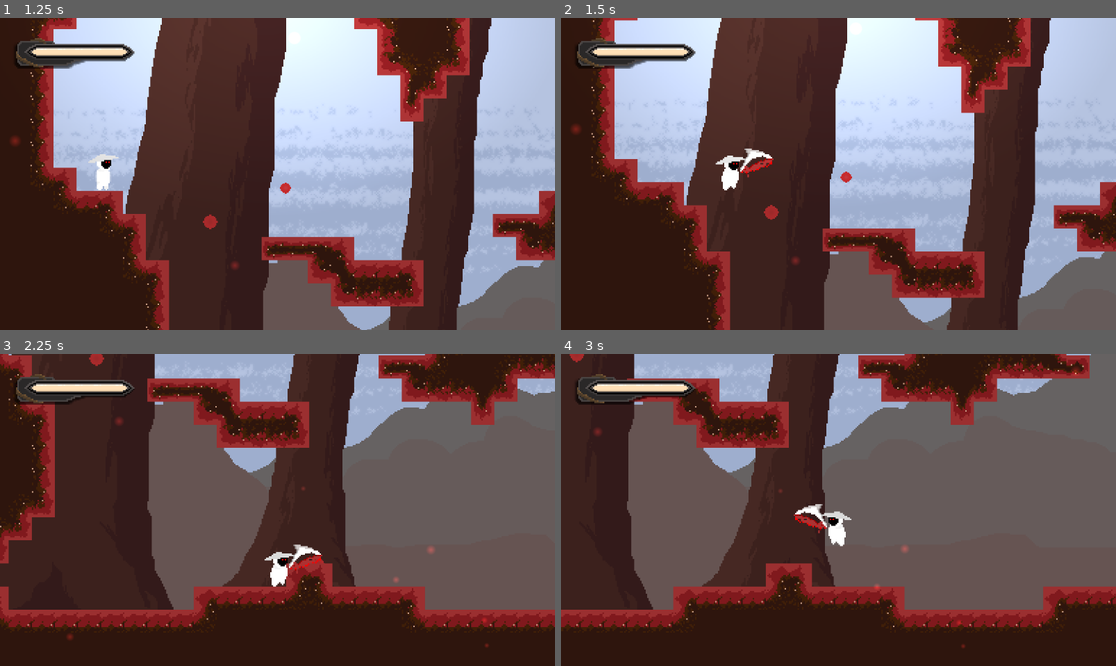
Above: before the commit, frames 1-4 (two rows, left to right).
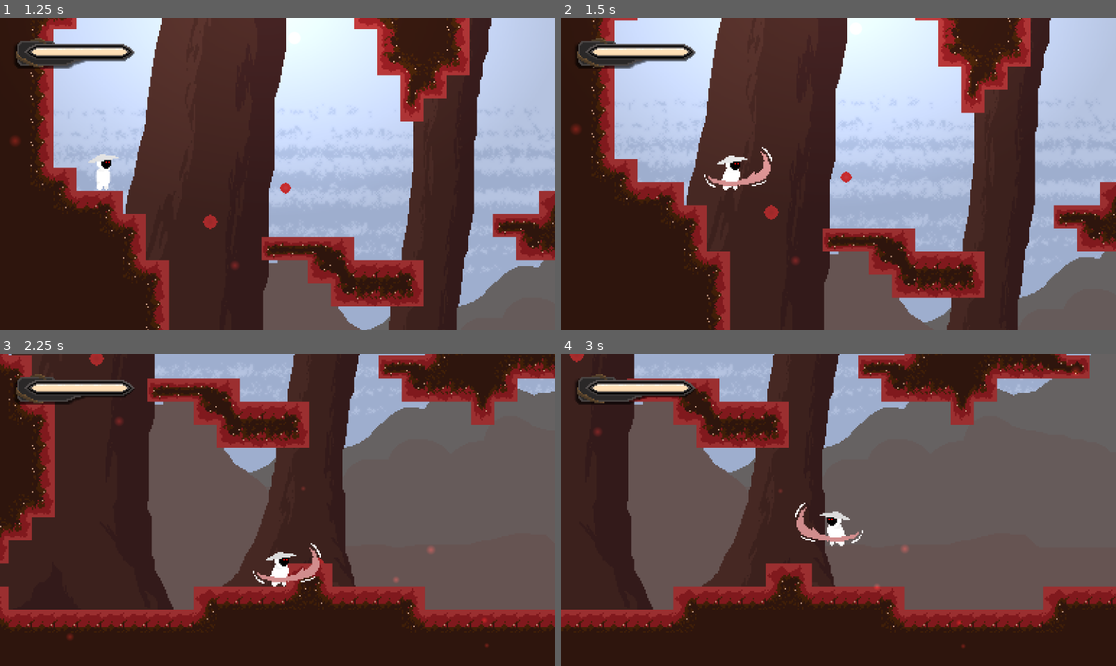
Above: after the commit, the same moments.

Repository: KirstenMayland/color2Dmetroidvania
Game: Godot game, scene res://scenes/gui/main_menu.tscn
The game is run twice, just before and just after one commit, with the same random seed, the same clock (stepped at 60 frames per second) and the same inputs.
Inputs:
- Up to frame 1 (1.25 s): click "Start" at 0.5 s
- Up to frame 2 (1.5 s): hold D (move_right) from 1.28 s (still down); tap E (attack) at 1.35 s
- Up to frame 3 (2.25 s): keep holding D (move_right); tap Space (jump) at 1.52 s; tap E (attack) at 2.1 s
- Up to frame 4 (3 s): tap Space (jump) at 2.27 s; release D (move_right) at 2.78 s; hold A (move_left) from 2.78 s (still down); tap E (attack) at 2.85 s

Frame 1 is identical in both runs. In frame 2, 0.6% of the frame differs, in the area x 25-39%, y 41-56%; in frame 3, 0.6%; in frame 4, 0.6%.

Commit message:
animation updates

Diff:
--- a/scenes/entities/player.tscn
+++ b/scenes/entities/player.tscn
@@ -164,25 +164,21 @@
 atlas = ExtResource("5_av1j8")
 region = Rect2(0, 0, 128, 128)
 
-[sub_resource type="AtlasTexture" id="AtlasTexture_fhcfk"]
+[sub_resource type="AtlasTexture" id="AtlasTexture_0lepq"]
 atlas = ExtResource("6_e6iha")
 region = Rect2(0, 0, 128, 128)
 
-[sub_resource type="AtlasTexture" id="AtlasTexture_2hhw5"]
+[sub_resource type="AtlasTexture" id="AtlasTexture_iq7yi"]
 atlas = ExtResource("6_e6iha")
 region = Rect2(128, 0, 128, 128)
 
-[sub_resource type="AtlasTexture" id="AtlasTexture_y8hbm"]
+[sub_resource type="AtlasTexture" id="AtlasTexture_rg3ci"]
 atlas = ExtResource("6_e6iha")
 region = Rect2(256, 0, 128, 128)
 
-[sub_resource type="AtlasTexture" id="AtlasTexture_88yly"]
+[sub_resource type="AtlasTexture" id="AtlasTexture_u08px"]
 atlas = ExtResource("6_e6iha")
 region = Rect2(384, 0, 128, 128)
-
-[sub_resource type="AtlasTexture" id="AtlasTexture_q7h5h"]
-atlas = ExtResource("6_e6iha")
-region = Rect2(512, 0, 128, 128)
 
 [sub_resource type="AtlasTexture" id="AtlasTexture_jmssf"]
 atlas = ExtResource("7_of3wd")
@@ -384,19 +380,16 @@
 }, {
 "frames": [{
 "duration": 1.0,
-"texture": SubResource("AtlasTexture_fhcfk")
-}, {
-"duration": 1.0,
-"texture": SubResource("AtlasTexture_2hhw5")
-}, {
-"duration": 1.0,
-"texture": SubResource("AtlasTexture_y8hbm")
-}, {
-"duration": 1.0,
-"texture": SubResource("AtlasTexture_88yly")
-}, {
-"duration": 1.0,
-"texture": SubResource("AtlasTexture_q7h5h")
+"texture": SubResource("AtlasTexture_0lepq")
+}, {
+"duration": 1.0,
+"texture": SubResource("AtlasTexture_iq7yi")
+}, {
+"duration": 1.0,
+"texture": SubResource("AtlasTexture_rg3ci")
+}, {
+"duration": 1.0,
+"texture": SubResource("AtlasTexture_u08px")
 }],
 "loop": true,
 "name": &"slash",
@@ -792,8 +785,8 @@
 
 [sub_resource type="Animation" id="Animation_qsbw4"]
 resource_name = "SwordSlash"
-length = 0.4
-step = 0.05
+length = 0.25
+step = 0.01
 tracks/0/type = "value"
 tracks/0/imported = false
 tracks/0/enabled = true
@@ -801,7 +794,7 @@
 tracks/0/interp = 1
 tracks/0/loop_wrap = true
 tracks/0/keys = {
-"times": PackedFloat32Array(0, 0.05, 0.4),
+"times": PackedFloat32Array(0, 0.01, 0.24),
 "transitions": PackedFloat32Array(1, 1, 1),
 "update": 1,
 "values": [true, false, true]
@@ -813,10 +806,10 @@
 tracks/1/interp = 1
 tracks/1/loop_wrap = true
 tracks/1/keys = {
-"times": PackedFloat32Array(0, 0.05, 0.15, 0.25, 0.35),
-"transitions": PackedFloat32Array(1, 1, 1, 1, 1),
+"times": PackedFloat32Array(0, 0.07, 0.14, 0.21),
+"transitions": PackedFloat32Array(1, 1, 1, 1),
 "update": 0,
-"values": [Vector2(12.1641, 26.5624), Vector2(13.2657, 26.5624), Vector2(16.5249, 26.5624), Vector2(18.8742, 26.5624), Vector2(20.8339, 26.5624)]
+"values": [Vector2(24.3856, 24.1464), Vector2(22.3593, 41.7731), Vector2(19.0228, 47.3242), Vector2(28.5257, 32.9978)]
 }
 tracks/2/type = "value"
 tracks/2/imported = false
@@ -825,10 +818,10 @@
 tracks/2/interp = 1
 tracks/2/loop_wrap = true
 tracks/2/keys = {
-"times": PackedFloat32Array(0, 0.05, 0.15, 0.25, 0.35),
-"transitions": PackedFloat32Array(1, 1, 1, 1, 1),
+"times": PackedFloat32Array(0, 0.07, 0.14, 0.21),
+"transitions": PackedFloat32Array(1, 1, 1, 1),
 "update": 0,
-"values": [Vector2(14, -11), Vector2(18.0816, -6.57814), Vector2(18.1267, -1.62463), Vector2(10, 5), Vector2(-6, 9)]
+"values": [Vector2(17.9375, -6.17335), Vector2(9.48198, -4.0932), Vector2(-1.54542, 2.49849), Vector2(-13, -5)]
 }
 tracks/3/type = "value"
 tracks/3/imported = false
@@ -837,10 +830,10 @@
 tracks/3/interp = 1
 tracks/3/loop_wrap = true
 tracks/3/keys = {
-"times": PackedFloat32Array(0, 0.05, 0.15, 0.25, 0.35),
-"transitions": PackedFloat32Array(1, 1, 1, 1, 1),
+"times": PackedFloat32Array(0, 0.07, 0.14, 0.21),
+"transitions": PackedFloat32Array(1, 1, 1, 1),
 "update": 0,
-"values": [-2.45025, -1.7618, -1.49298, -0.910766, 0.125774]
+"values": [-2.45025, -1.7618, -1.53748, 0.125774]
 }
 tracks/4/type = "value"
 tracks/4/imported = false
@@ -861,10 +854,10 @@
 tracks/5/interp = 1
 tracks/5/loop_wrap = true
 tracks/5/keys = {
-"times": PackedFloat32Array(0, 0.05, 0.15, 0.25, 0.35),
-"transitions": PackedFloat32Array(1, 1, 1, 1, 1),
-"update": 1,
-"values": [0, 1, 2, 3, 4]
+"times": PackedFloat32Array(0, 0.07, 0.14, 0.21),
+"transitions": PackedFloat32Array(1, 1, 1, 1),
+"update": 1,
+"values": [0, 1, 2, 3]
 }
 
 [sub_resource type="Animation" id="Animation_pepxw"]
Binary file changed: assets/backgrounds/russet_grove_2.aseprite
Binary file changed: assets/backgrounds/russet_grove_2.png
Binary file changed: assets/entities/grove_guardian/grove_guardian_2.0-Blink.png
Binary file changed: assets/entities/grove_guardian/grove_guardian_2.0-Idle.png
Binary file changed: assets/entities/grove_guardian/grove_guardian_2.0.aseprite
Binary file changed: assets/entities/player/player2.0-Slash.png
Binary file changed: assets/entities/player/player2.0.aseprite
Binary file added: assets/gui/boss_health_bar.aseprite
Binary file changed: assets/gui/health_bar.aseprite
Binary file added: assets/preview.png
Not shown, added: assets/preview.png.import
Not shown: 1 places in scenes/entities/player.tscn that only renumber resources
(and 1 more such lines)
